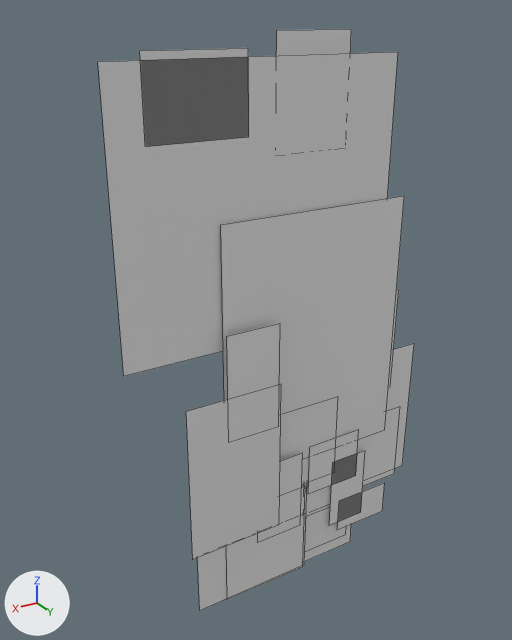
Before and after pictures for a commit that changed the Blender file Sample Files/stip.blend.
Camera for both pictures: a 50 mm camera at (3.71, 5.61, 4.4) aimed at (0.19, -0.25, 1.47). The axes (+X, +Y, +Z) are drawn at lower left. The lights are the same throughout. Mesh edges are drawn as thin lines. Materials are left out; every surface is plain grey.

Names of what the first picture shows: 'Arm_L.png', 'Ear_L.png', 'Ear_R.png', 'Forearm_L.png', 'Forearm_R.png', 'Hand_R.png', 'Head.png', 'Hip.png', 'Leg_L.png', 'Shin_L.png', 'Tail_01.png', 'UpperBody.png'.
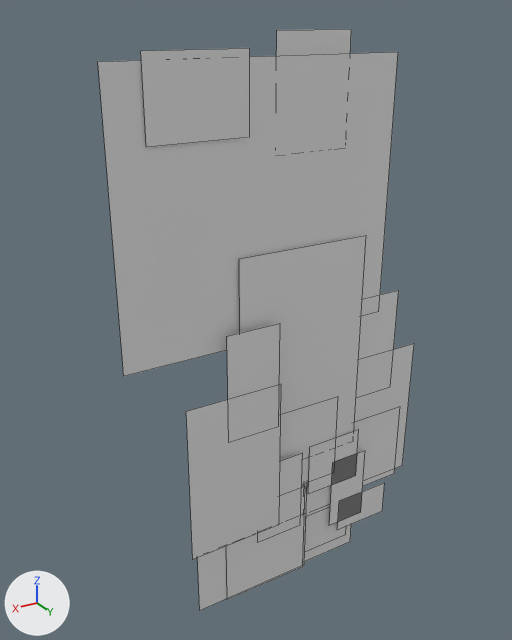
Where the change shows, as pixel boxes (x1, y1, x2, y2) in the pictures (512 x 640 px):
```json
{"object": "UpperBody.png", "change": "reshaped, moved", "before": [221, 196, 404, 440], "after": [239, 235, 366, 437], "on screen": "30% narrower, 17% shorter"}
{"object": "Ear_L.png", "change": "moved", "before": [140, 48, 249, 147], "after": [141, 48, 250, 147]}
{"object": "Arm_R.png", "change": "unchanged, uncovered by the edit", "before": [388, 290, 399, 388], "after": [356, 290, 399, 398]}
```

The change, as JSON lines over the scene's bpy script:
```json
{"block": "me_upperbody_png", "where": "me_upperbody_png.from_pydata(...)  # 4 vertices, 1 face; spans x 0.0..2.22, y 0.0, z -2.91..0.0"}
{"block": "me_upperbody_png", "where": "# used by ob_upperbody_png; location = (-1.5, 0.01, 2.63)"}
{"block": "me_upperbody_png", "change": "me_upperbody_png part 1"}
{"op": "set", "path": "me_upperbody_png.vertices[0].co", "old": "(0.0, 0.0, -2.91)", "new": "(0.0, 0.0, -2.55)", "note": "pixel (384, 430) -> pixel (353, 441)"}
{"op": "set", "path": "me_upperbody_png.vertices[1].co", "old": "(2.22, 0.0, -2.91)", "new": "(1.54, 0.0, -2.55)"}
{"op": "set", "path": "me_upperbody_png.vertices[2].co", "old": "(2.22, 0.0, 0.0)", "new": "(1.54, 0.0, 0.0)", "note": "pixel (220, 224) -> pixel (239, 258)"}
{"op": "set", "path": "ob_ear_l_png.location", "old": "(0.41, -0.02, 4.14)", "new": "(0.41, 0.0, 4.14)"}
{"op": "set", "path": "ob_upperbody_png.location", "old": "(-1.5, 0.01, 2.63)", "new": "(-1.0, 0.01, 2.27)"}
```
